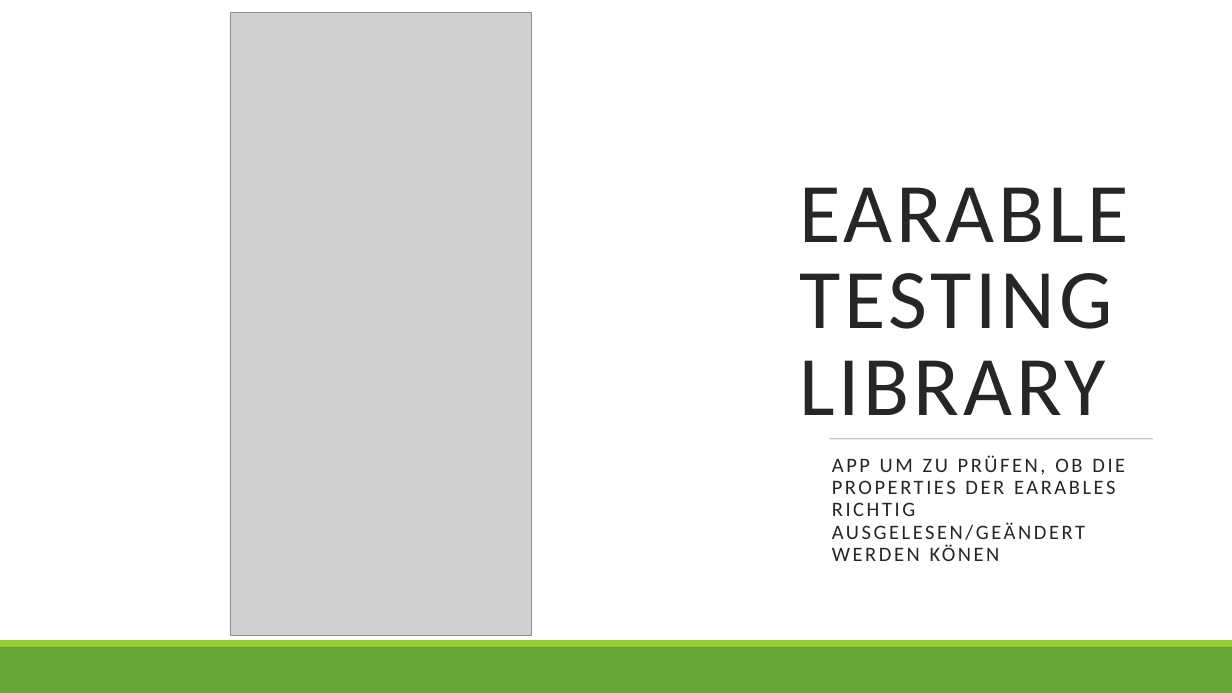
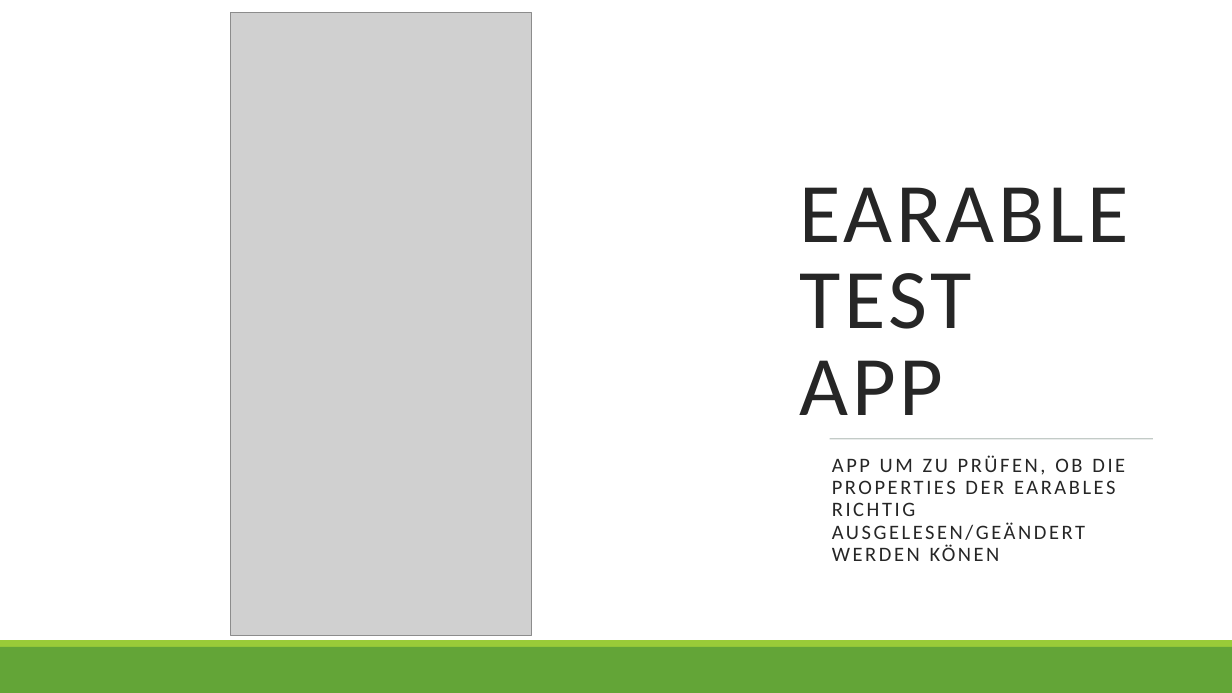
Before and after one commit to YHB-eSense/eSense, a slide deck: slide 2 of Dokumente/04 - Validierung/Validierung.pptx. Drawn at 1232x693 pixels with LibreOffice and Linux fonts; fonts in the diff are those of the drawing; grey boxes stand for pictures. Boxes give left, top, right and bottom in pixels: in the first picture for what was removed or moved away, otherwise in the second. Text is boxed around its words. In the diff, an @@ line names an element or a change of style, - is before the commit and + after.

```diff
--- a/Dokumente/04 - Validierung/Validierung.pptx
+++ b/Dokumente/04 - Validierung/Validierung.pptx
@@ title at (799,187,1129,415): text changed @@
-EARABLE TESTING LIBRARY
+EARABLE TEST
+APP
```
Also in this commit, not shown: 5 other slides changed, 1 slide added.
